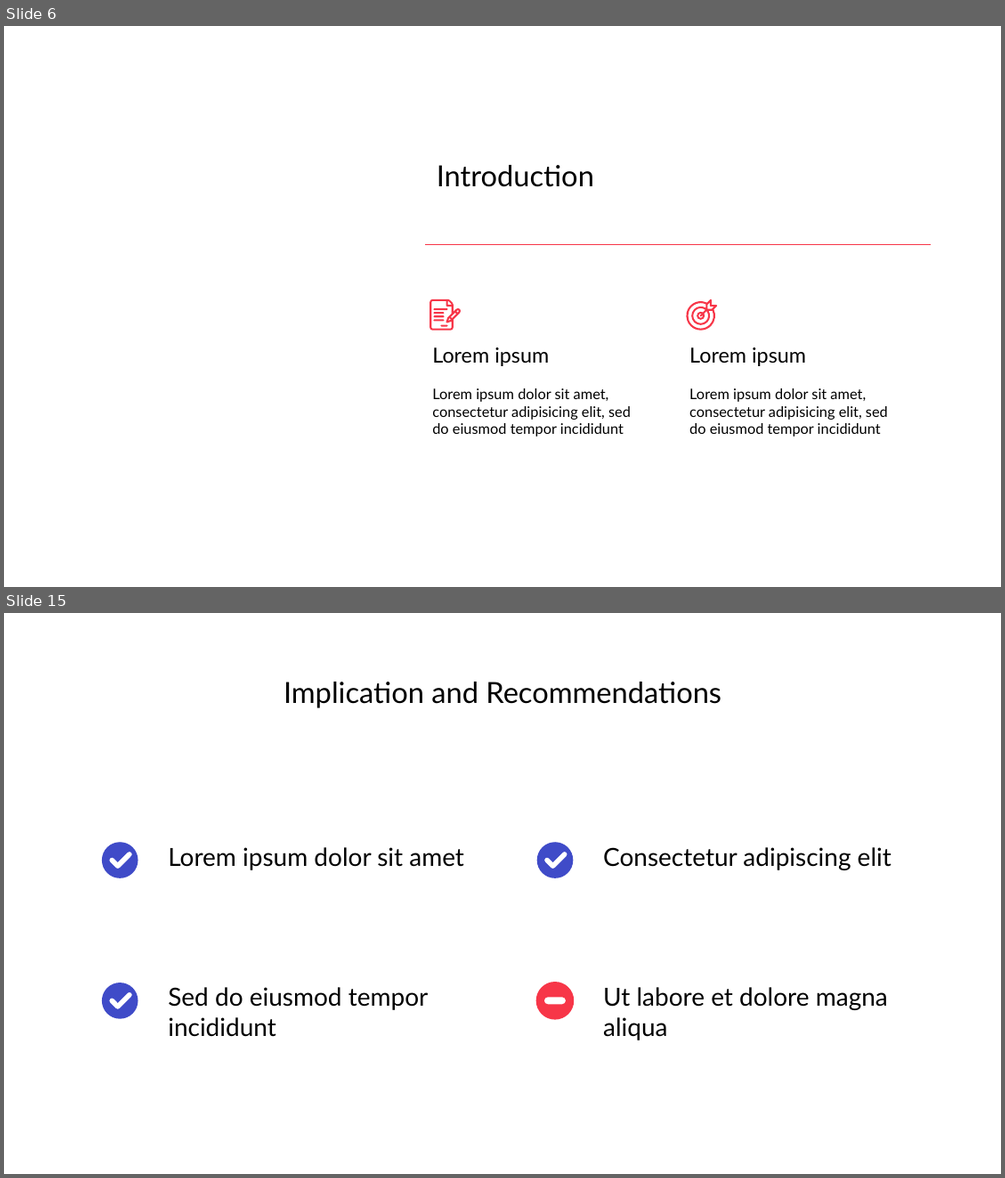
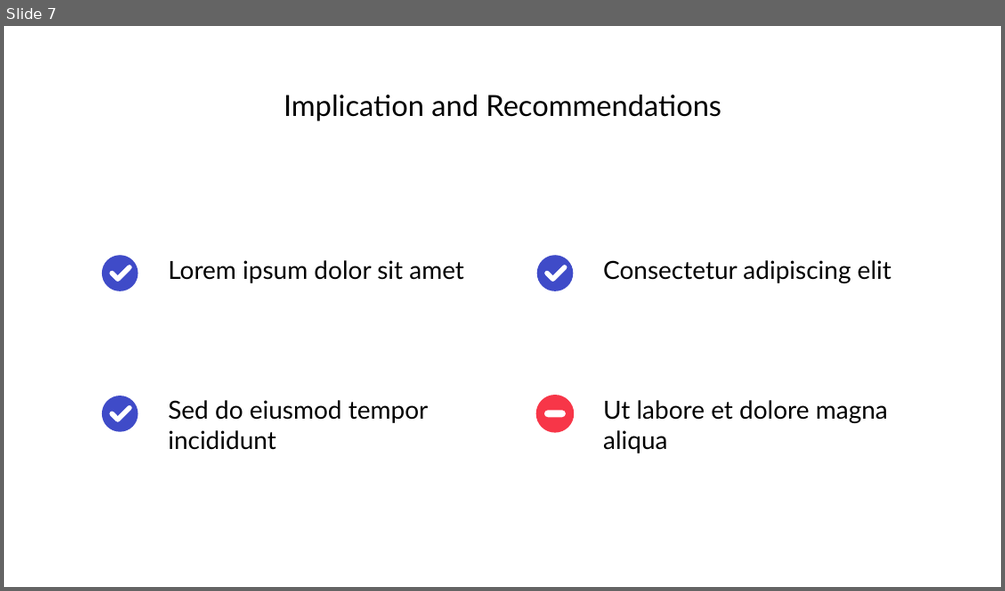
Before and after one commit to alwegr/gorodinec-graduate-project, a slide deck: misc/презентация/Городинец А.Д. ИСП-20.pptx. Shown one above the other, each under a label of ours: slides 6 and 15 before the commit, slide 7 after it; the slides between them are not shown. The pictures are 1005x1178 and 1005x591 pixels, drawn with LibreOffice and Linux fonts; fonts in the diff are those of the drawing; background and template pictures are left out. Boxes give left, top, right and bottom in pixels: in the first picture for what was removed or moved away, otherwise in the second. Text is boxed around its words. In the diff, an @@ line names an element or a change of style, - is before the commit and + after.

```diff
--- a/misc/презентация/Городинец А.Д. ИСП-20.pptx
+++ b/misc/презентация/Городинец А.Д. ИСП-20.pptx
@@ slide 6 removed at bbox=[4, 26, 1001, 587], background picture (left out); not listed: 1 template element that a slide beside it also shows @@
@@ text removed at bbox=[437, 165, 594, 187] @@
-Introduction
@@ line removed from (425, 244) to (931, 244) @@
@@ freeform shape removed at bbox=[686, 299, 718, 331] @@
@@ group removed at bbox=[429, 299, 461, 331]: 6 freeform shapes @@
@@ text removed at bbox=[432, 347, 549, 366] @@
-Lorem ipsum
@@ text removed at bbox=[689, 347, 806, 366] @@
-Lorem ipsum
@@ text removed at bbox=[432, 388, 631, 436] @@
-Lorem ipsum dolor sit amet, consectetur adipisicing elit, sed do eiusmod tempor incididunt
@@ text removed at bbox=[689, 388, 888, 436] @@
-Lorem ipsum dolor sit amet, consectetur adipisicing elit, sed do eiusmod tempor incididunt
@@ what was slide 15 is now slide 7 @@
```
Also in this commit, not shown: 4 slides changed, 4 slides added, 16 other slides removed, 42 other files.
